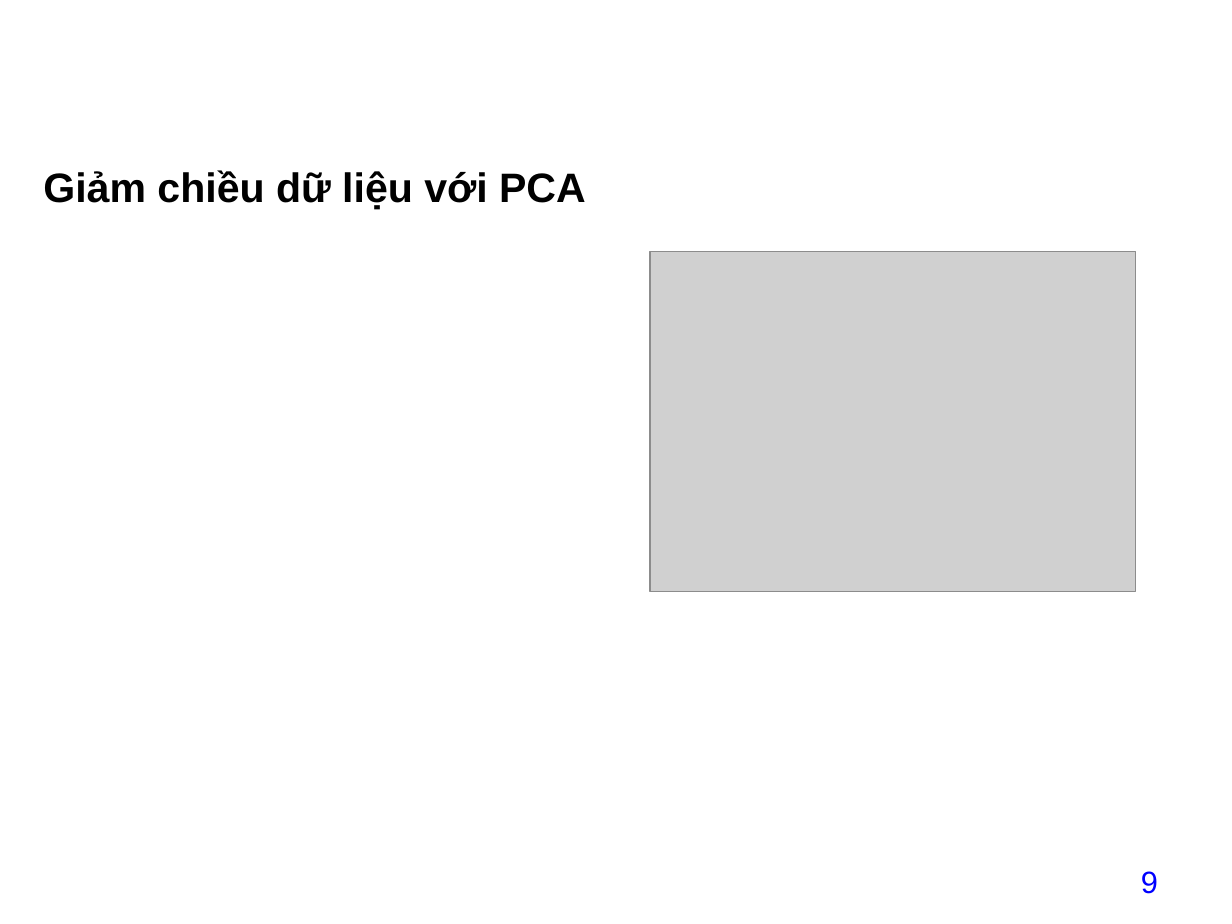
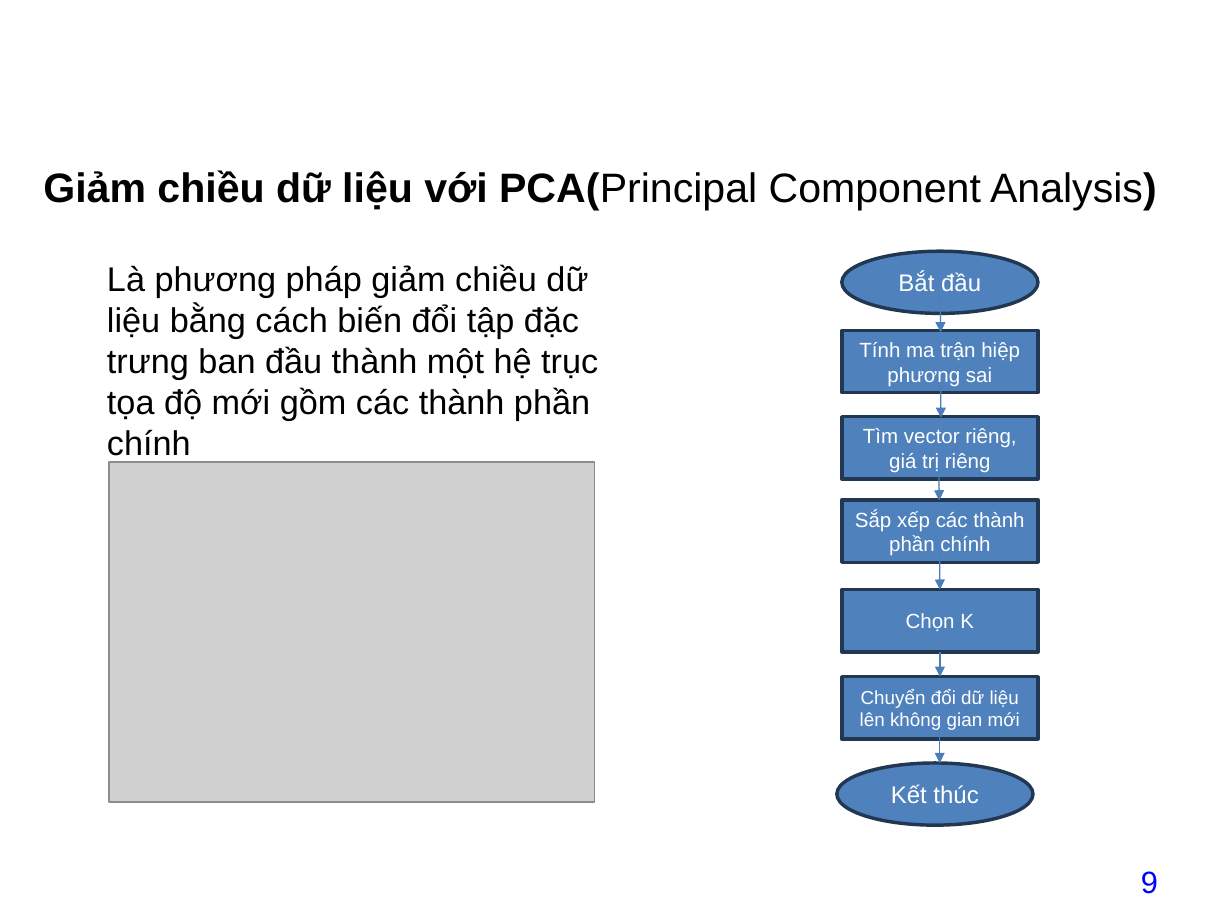
Before and after one commit to datdatnguyen2609/datdatnguyen2609, a slide deck: slide 9 of project/baitaplon/13_NguyenThanhDat211440519_baitaplon.pptx. Drawn at 1232x924 pixels with LibreOffice and Linux fonts; fonts in the diff are those of the drawing; grey boxes stand for pictures; background and template pictures are left out. Boxes give left, top, right and bottom in pixels: in the first picture for what was removed or moved away, otherwise in the second. Text is boxed around its words. In the diff, an @@ line names an element or a change of style, - is before the commit and + after.

```diff
--- a/project/baitaplon/13_NguyenThanhDat211440519_baitaplon.pptx
+++ b/project/baitaplon/13_NguyenThanhDat211440519_baitaplon.pptx
@@ text at <box>43,170,1157,210</box>: text changed; bold off @@
-Giảm chiều dữ liệu với PCA
+Giảm chiều dữ liệu với PCA(Principal Component Analysis)
@@ text added at <box>107,264,598,462</box>, 20 pt, text #000000 @@
+Là phương pháp giảm chiều dữ liệu bằng cách biến đổi tập đặc trưng ban đầu thành một hệ trục tọa độ mới gồm các thành phần chính
@@ ellipse added at <box>841,251,1037,313</box>, fill #4F81BD, outline #233953 2 pt, 14 pt, text #FFFFFF @@
+Bắt đầu
@@ arrow added from (940, 298) to (940, 333), #4B7EBC 0.75 pt @@
@@ rectangle added at <box>841,330,1037,392</box>, fill #4F81BD, outline #233953 2 pt, 12 pt, text #FFFFFF @@
+Tính ma trận hiệp phương sai
@@ arrow added from (940, 384) to (941, 418), #4B7EBC 0.75 pt @@
@@ rectangle added at <box>841,416,1037,478</box>, fill #4F81BD, outline #233953 2 pt, 12 pt, text #FFFFFF @@
+Tìm vector riêng, giá trị riêng
@@ picture: place and size @@
-picture at <box>650,251,1136,591</box>
+picture at <box>110,462,595,802</box>
@@ arrow added from (939, 466) to (939, 500), #4B7EBC 0.75 pt @@
@@ rectangle added at <box>841,500,1037,562</box>, fill #4F81BD, outline #233953 2 pt, 12 pt, text #FFFFFF @@
+Sắp xếp các thành phần chính
@@ arrow added from (940, 554) to (940, 590), #4B7EBC 0.75 pt @@
@@ rectangle added at <box>841,590,1037,652</box>, fill #4F81BD, outline #233953 2 pt, 12 pt, text #FFFFFF @@
+Chọn K
@@ arrow added from (940, 652) to (940, 676), #4B7EBC 0.75 pt @@
@@ rectangle added at <box>841,676,1037,738</box>, fill #4F81BD, outline #233953 2 pt, 11 pt, text #FFFFFF @@
+Chuyển đổi dữ liệu lên không gian mới
@@ arrow added from (940, 728) to (940, 763), #4B7EBC 0.75 pt @@
@@ ellipse added at <box>837,763,1032,824</box>, fill #4F81BD, outline #233953 2 pt, 14 pt, text #FFFFFF @@
+Kết thúc
```
Also in this commit, not shown: 1 other slide changed, 1 slide added, 1 slide removed, 7 other files.
